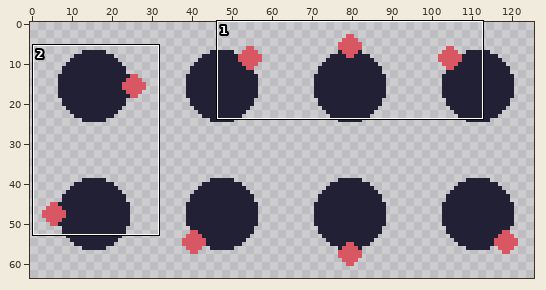
Two versions of one pixel-art file, UN-Pro_Bibliotheque_de_Babel/Assets/PH_Player.aseprite. The picture above shows the old version from afar; the outline marks the close-up.
Close-up. First the earlier version:
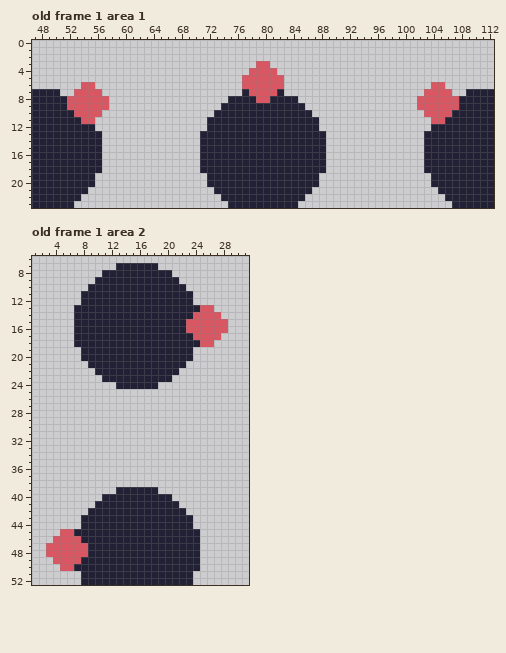
128x64 pixels, 1 frame. Shown: old frame 1 area 1: x 47..112, y 0..23; old frame 1 area 2: x 1..31, y 6..52. The wide view leaves out empty margins. The commit also changed other frames or places, which this record leaves out.
Once edited:
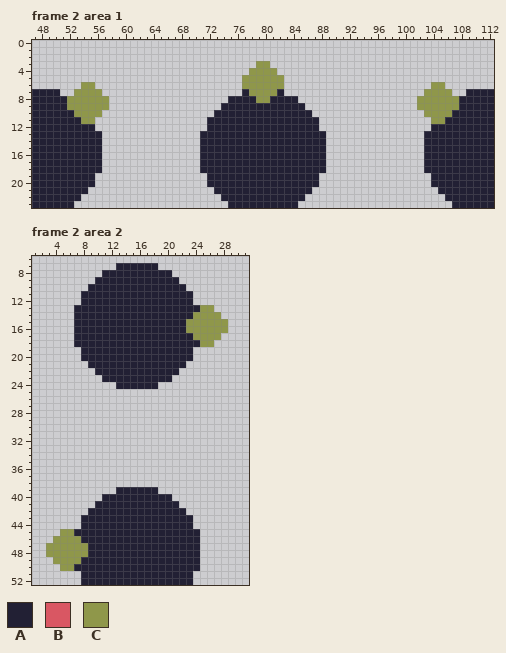
Palette (. is transparent): A #222034  B #d95763  C #8f974a
A new or re-ordered frame is compared with the old frame closest to it.
Diff:
frames 1 -> 4
--- frame 2 area 1 is new; against old frame 1, layers "Up_Left", "Up", "Up_Right"
@@ x 47..112 @@
  2 ..................................................................
- 3 ................................BB................................
- 4 ...............................BBBB...............................
- 5 ..............................BBBBBB..............................
- 6 .......BB.....................BBBBBB.....................BB.......
- 7 AAAA..BBBB....................ABBBBA....................BBBB..AAAA
- 8 AAAAABBBBBB.................AAAABBAAAA.................BBBBBBAAAAA
- 9 AAAAABBBBBB................AAAAAAAAAAAA................BBBBBBAAAAA
-10 AAAAAABBBB................AAAAAAAAAAAAAA................BBBBAAAAAA
-11 AAAAAAABB................AAAAAAAAAAAAAAAA................BBAAAAAAA
+ 3 ................................CC................................
+ 4 ...............................CCCC...............................
+ 5 ..............................CCCCCC..............................
+ 6 .......CC.....................CCCCCC.....................CC.......
+ 7 AAAA..CCCC....................ACCCCA....................CCCC..AAAA
+ 8 AAAAACCCCCC.................AAAACCAAAA.................CCCCCCAAAAA
+ 9 AAAAACCCCCC................AAAAAAAAAAAA................CCCCCCAAAAA
+10 AAAAAACCCC................AAAAAAAAAAAAAA................CCCCAAAAAA
+11 AAAAAAACC................AAAAAAAAAAAAAAAA................CCAAAAAAA
 12 AAAAAAAAA................AAAAAAAAAAAAAAAA................AAAAAAAAA
--- frame 2 area 2 is new; against old frame 1, layers "Left", "Right"
@@ x 21..30 @@
 12 AAA.......
-13 AAAABB....
-14 AAABBBB...
-15 AABBBBBB..
-16 AABBBBBB..
-17 AAABBBB...
-18 AAAABB....
+13 AAAACC....
+14 AAACCCC...
+15 AACCCCCC..
+16 AACCCCCC..
+17 AAACCCC...
+18 AAAACC....
 19 AAA.......
@@ x 1..10 @@
 44 .......AAA
-45 ....BBAAAA
-46 ...BBBBAAA
-47 ..BBBBBBAA
-48 ..BBBBBBAA
-49 ...BBBBAAA
-50 ....BBAAAA
+45 ....CCAAAA
+46 ...CCCCAAA
+47 ..CCCCCCAA
+48 ..CCCCCCAA
+49 ...CCCCAAA
+50 ....CCAAAA
 51 .......AAA
